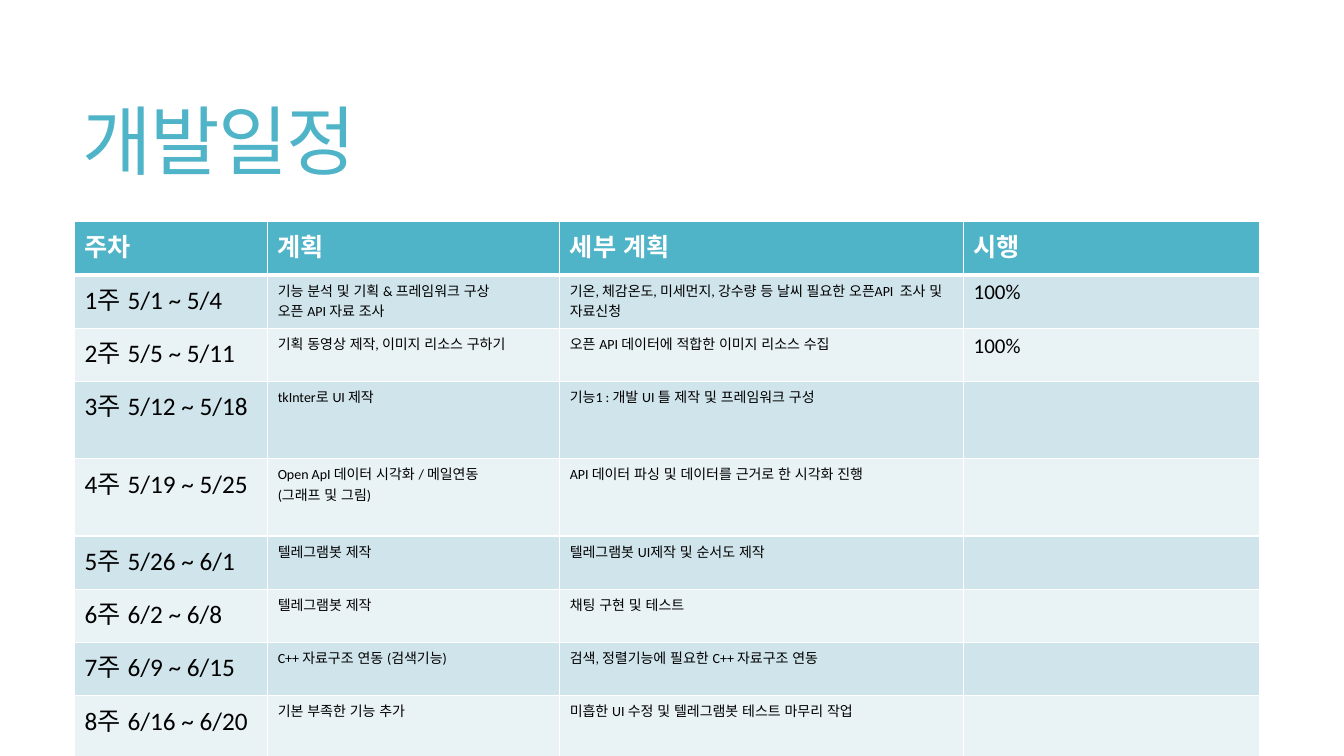
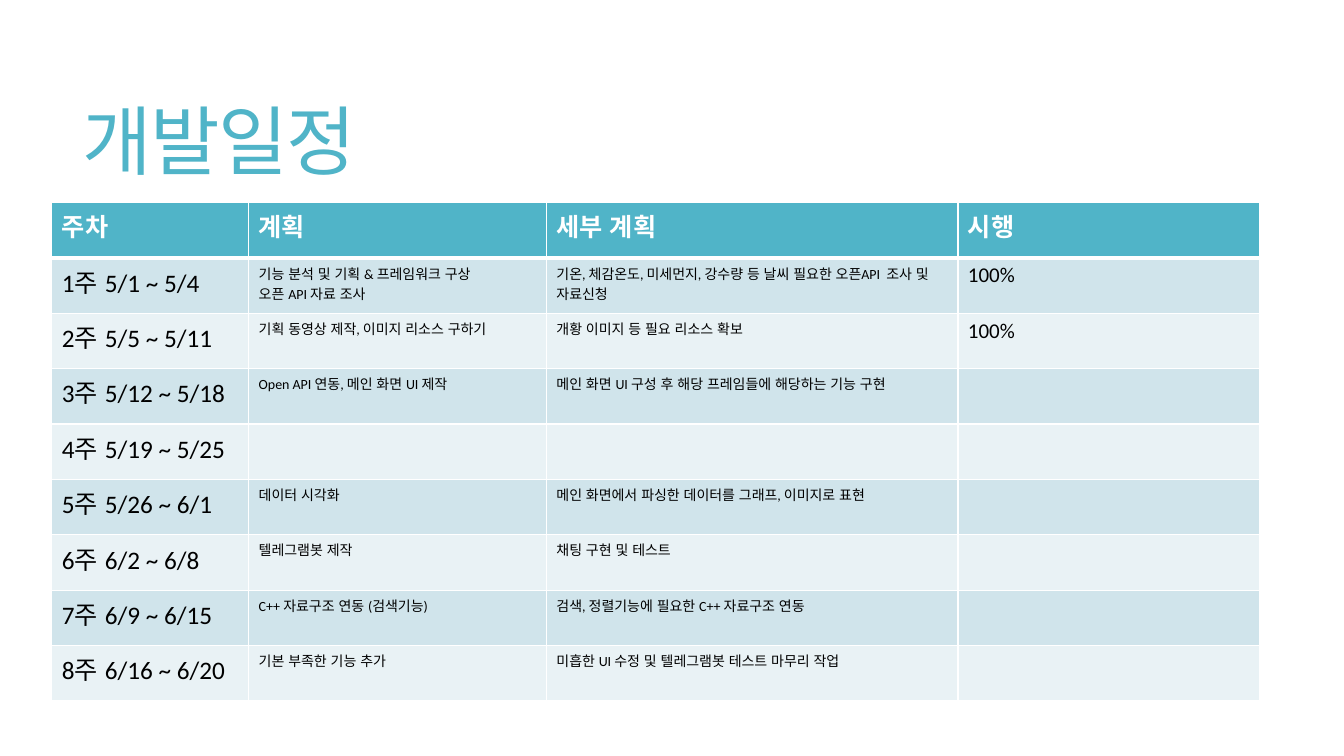
Before and after one commit to 1TAEK/ScriptLanguage-TermProject, a slide deck: slide 11 of 기획/2019스크립트언어 ㅌㅌ팀 기획발표.pptx (slide 7 before the commit). Drawn at 1344x756 pixels with LibreOffice and Linux fonts; fonts in the diff are those of the drawing. Boxes give left, top, right and bottom in pixels: in the first picture for what was removed or moved away, otherwise in the second. Text is boxed around its words. In the diff, an @@ line names an element or a change of style, - is before the commit and + after.

```diff
--- a/기획/2019스크립트언어 ㅌㅌ팀 기획발표.pptx
+++ b/기획/2019스크립트언어 ㅌㅌ팀 기획발표.pptx
@@ table at [51, 203, 1259, 701] @@
-row 3, column 3: 오픈 API 데이터에 적합한 이미지 리소스 수집
+row 3, column 3: 개황 이미지 등 필요 리소스 확보
-row 4, column 2: tkInter로 UI 제작
+row 4, column 2: Open API 연동, 메인 화면 UI 제작
-row 4, column 3: 기능1 : 개발 UI 틀 제작 및 프레임워크 구성
+row 4, column 3: 메인 화면 UI 구성 후 해당 프레임들에 해당하는 기능 구현
-row 5, column 2: Open ApI 데이터 시각화 / 메일연동 / (그래프 및 그림)
+row 5, column 2: 
-row 5, column 3: API 데이터 파싱 및 데이터를 근거로 한 시각화 진행
+row 5, column 3: 
-row 6, column 2: 텔레그램봇 제작
+row 6, column 2: 데이터 시각화
-row 6, column 3: 텔레그램봇 UI제작 및 순서도 제작
+row 6, column 3: 메인 화면에서 파싱한 데이터를 그래프, 이미지로 표현
@@ table: place and size @@
-table at [75, 222, 1261, 736]
+table at [51, 203, 1259, 701]
```
Also in this commit, not shown: 4 other slides changed, 4 slides added.
